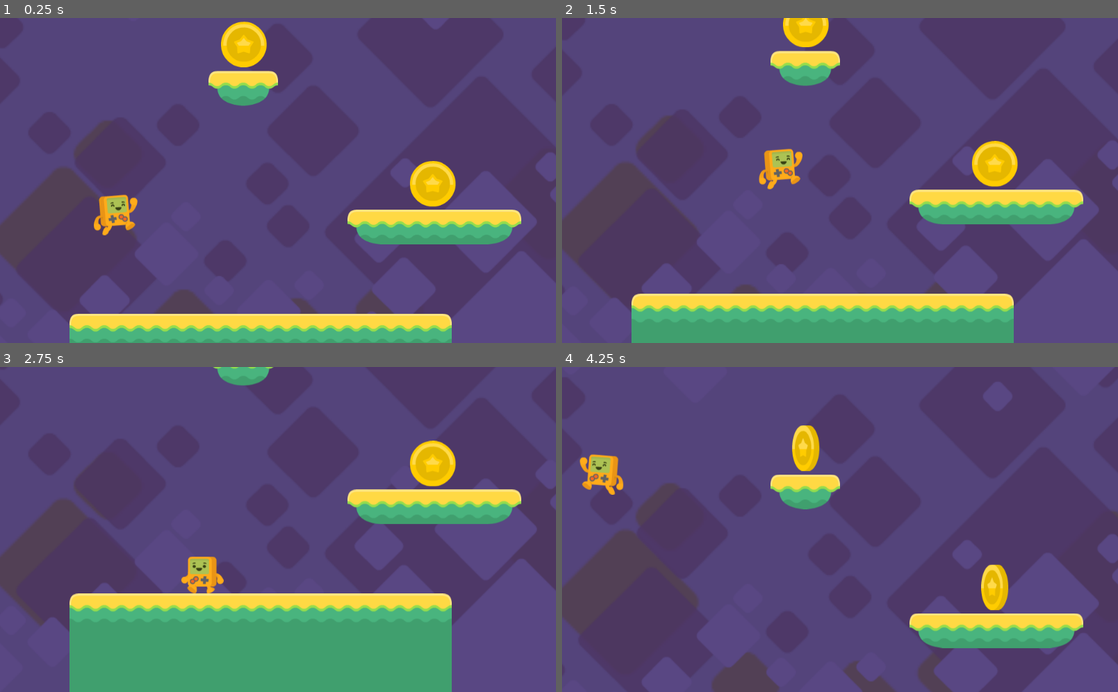
Above: before the commit, frames 1-4 (two rows, left to right).
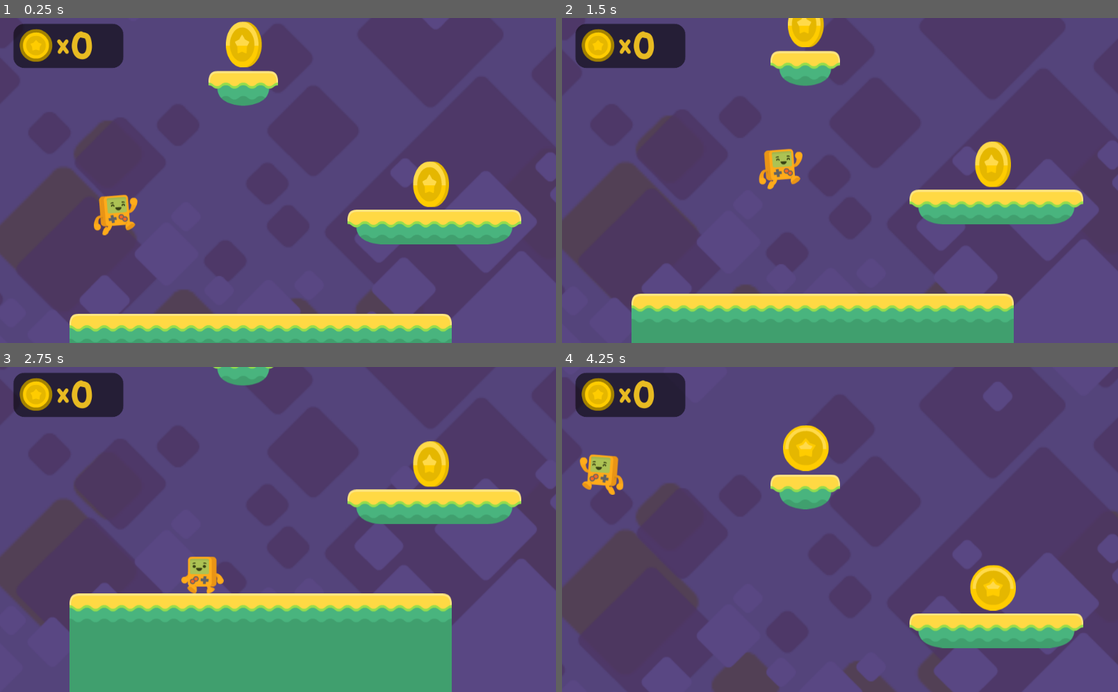
Above: after the commit, the same moments.

Repository: noantiq/Tutorial-Project
Game: Godot game, scene res://Level3.tscn
Two runs of this game, one before a commit and one after it. Both use one fixed random seed, a clock stepped at 60 frames per second and the inputs below. The project has no main scene, so this scene is started directly.
Inputs:
- Up to frame 1 (0.25 s): no input
- Up to frame 2 (1.5 s): hold D (right) from 0.53 s (still down); tap Space (jump) at 0.77 s
- Up to frame 3 (2.75 s): tap Space (jump) at 1.52 s; release D (right) at 2.03 s; hold A (left) from 2.03 s (still down)
- Up to frame 4 (4.25 s): keep holding A (left); tap Space (jump) at 3.02, 3.77 s

The runs differ from the first frame. In frame 1, 3.5% of the frame differs, in the area x 2-82%, y 1-59%; in frame 2, 3.4%; in frame 3, 3.1%; in frame 4, 3.8%, in the area x 2-82%, y 1-75%.

Commit message:
add HUD and count collected coins

Diff:
--- a/Character.gd
+++ b/Character.gd
@@ -6,8 +6,6 @@
 const JUMP_FORCE = - 900
 var jump_counter = 0
 var max_jumps = 2
-var coins = 0
-var coins_win = 3
 
 func _physics_process(delta):
 	if Input.is_action_pressed("right"):
@@ -38,8 +36,3 @@
 
 func _on_fallzone_body_entered(body):
 	get_tree().change_scene("res://Level3.tscn")
-
-func add_coin():
-	coins += 1
-	if coins == coins_win:
-		get_tree().change_scene("res://Level3.tscn")
--- a/Coin.gd
+++ b/Coin.gd
@@ -1,8 +1,11 @@
 extends Area2D
 
+signal coin_collected
+
 func _on_coin_body_entered(body):
+	set_collision_mask_bit(0, 0)
 	$AnimationPlayer.play("bounce")
-	body.add_coin()
+	emit_signal("coin_collected")
 
 
 func _on_AnimationPlayer_animation_finished(anim_name):
--- a/Coin.tscn
+++ b/Coin.tscn
@@ -40,6 +40,9 @@
 [node name="Coin" type="Area2D"]
 collision_layer = 8
 script = ExtResource( 2 )
+__meta__ = {
+"_edit_group_": true
+}
 
 [node name="CollisionShape2D" type="CollisionShape2D" parent="."]
 shape = SubResource( 1 )
@@ -47,7 +50,6 @@
 [node name="AnimatedSprite" type="AnimatedSprite" parent="."]
 frames = ExtResource( 1 )
 animation = "spin"
-frame = 2
 playing = true
 
 [node name="AnimationPlayer" type="AnimationPlayer" parent="."]
--- /dev/null
+++ b/HUD.gd
@@ -0,0 +1,13 @@
+extends CanvasLayer
+
+var coins = 0
+var coins_win = 4
+
+func _ready():
+	$Coins.text = String(coins)
+
+func _on_coin_collected():
+	coins += 1
+	_ready()
+	if coins == coins_win:
+		get_tree().change_scene("res://Level3.tscn")
--- a/Level3.tscn
+++ b/Level3.tscn
@@ -6,6 +6,9 @@
 [ext_resource path="res://assets/background/set2_background.png" type="Texture" id=4]
 [ext_resource path="res://assets/background/set2_tiles.png" type="Texture" id=5]
 [ext_resource path="res://Coin.tscn" type="PackedScene" id=6]
+[ext_resource path="res://assets/HUD/coin_gold.png" type="Texture" id=7]
+[ext_resource path="res://assets/fonts/BalsamiqSans-Bold.ttf" type="DynamicFontData" id=8]
+[ext_resource path="res://HUD.gd" type="Script" id=9]
 
 [sub_resource type="RectangleShape2D" id=1]
 extents = Vector2( 160, 32 )
@@ -15,6 +18,21 @@
 
 [sub_resource type="RectangleShape2D" id=3]
 extents = Vector2( 2480, 96 )
+
+[sub_resource type="StyleBoxFlat" id=4]
+bg_color = Color( 0, 0, 0, 0.564706 )
+corner_radius_top_left = 20
+corner_radius_top_right = 20
+corner_radius_bottom_right = 20
+corner_radius_bottom_left = 20
+
+[sub_resource type="DynamicFont" id=5]
+size = 50
+font_data = ExtResource( 8 )
+
+[sub_resource type="DynamicFont" id=6]
+size = 70
+font_data = ExtResource( 8 )
 
 [node name="Level3" type="Node2D"]
 
@@ -96,14 +114,19 @@
 position = Vector2( 1584, 128 )
 shape = SubResource( 3 )
 
-[node name="Coin" parent="." instance=ExtResource( 6 )]
+[node name="Coins" type="Node2D" parent="."]
+
+[node name="Coin2" parent="Coins" instance=ExtResource( 6 )]
+position = Vector2( 2186, 81 )
+
+[node name="Coin3" parent="Coins" instance=ExtResource( 6 )]
+position = Vector2( 1231, 82 )
+
+[node name="Coin4" parent="Coins" instance=ExtResource( 6 )]
+position = Vector2( 794, 273 )
+
+[node name="Coin" parent="Coins" instance=ExtResource( 6 )]
 position = Vector2( 449, 15 )
-
-[node name="Coin2" parent="." instance=ExtResource( 6 )]
-position = Vector2( 797, 272 )
-
-[node name="Coin3" parent="." instance=ExtResource( 6 )]
-position = Vector2( 1261, 82 )
 
 [node name="Character" parent="." instance=ExtResource( 2 )]
 position = Vector2( 213, 266 )
@@ -120,4 +143,45 @@
 editor_draw_limits = true
 editor_draw_drag_margin = true
 
+[node name="HUD" type="CanvasLayer" parent="."]
+script = ExtResource( 9 )
+
+[node name="Panel" type="Panel" parent="HUD"]
+margin_left = 25.0
+margin_top = 11.0
+margin_right = 227.0
+margin_bottom = 92.0
+custom_styles/panel = SubResource( 4 )
+
+[node name="TextureRect" type="TextureRect" parent="HUD"]
+margin_left = 36.0
+margin_top = 20.0
+margin_right = 97.0
+margin_bottom = 81.0
+texture = ExtResource( 7 )
+
+[node name="x" type="Label" parent="HUD"]
+margin_left = 105.0
+margin_top = 21.0
+margin_right = 135.0
+margin_bottom = 81.0
+custom_colors/font_color = Color( 0.909804, 0.733333, 0.133333, 1 )
+custom_fonts/font = SubResource( 5 )
+text = "x"
+valign = 1
+
+[node name="Coins" type="Label" parent="HUD"]
+margin_left = 129.0
+margin_top = 13.0
+margin_right = 219.0
+margin_bottom = 97.0
+custom_colors/font_color = Color( 0.909804, 0.733333, 0.133333, 1 )
+custom_fonts/font = SubResource( 6 )
+text = "##"
+valign = 1
+
 [connection signal="body_entered" from="Fall Zone" to="Character" method="_on_fallzone_body_entered"]
+[connection signal="coin_collected" from="Coins/Coin2" to="HUD" method="_on_coin_collected"]
+[connection signal="coin_collected" from="Coins/Coin3" to="HUD" method="_on_coin_collected"]
+[connection signal="coin_collected" from="Coins/Coin4" to="HUD" method="_on_coin_collected"]
+[connection signal="coin_collected" from="Coins/Coin" to="HUD" method="_on_coin_collected"]
Not shown: 1 places in Level3.tscn that only renumber resources
Binary file added: assets/HUD/coin_gold.png
Not shown, added: assets/HUD/coin_gold.png.import
Binary file added: assets/fonts/BalsamiqSans-Bold.ttf
